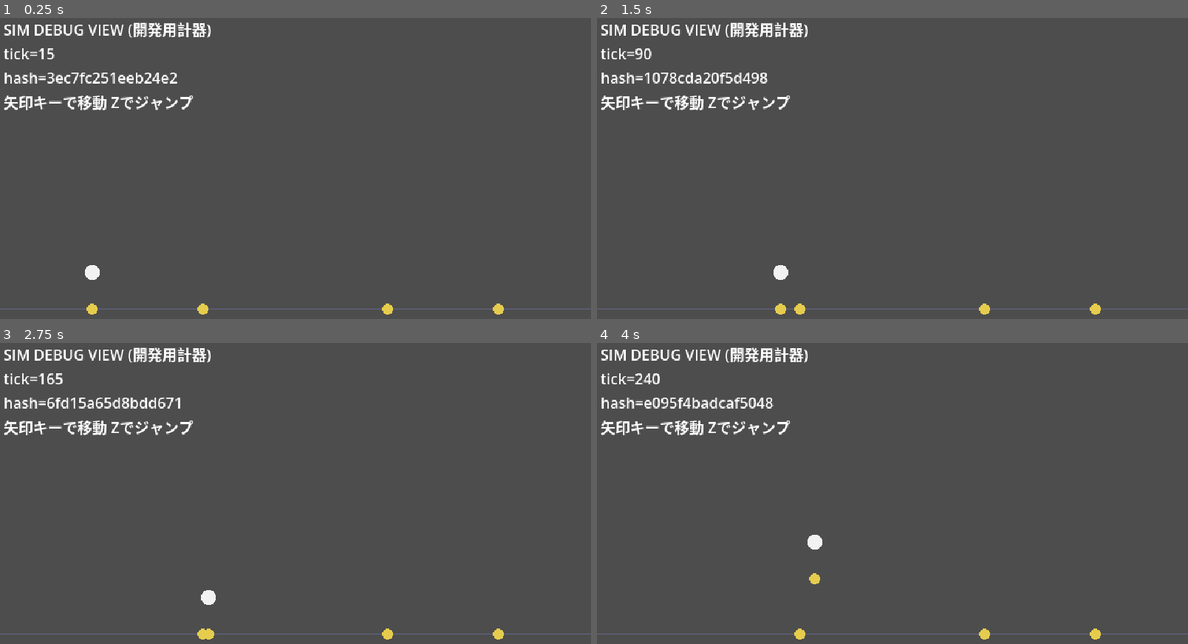
Above: before the commit, frames 1-4 (two rows, left to right).
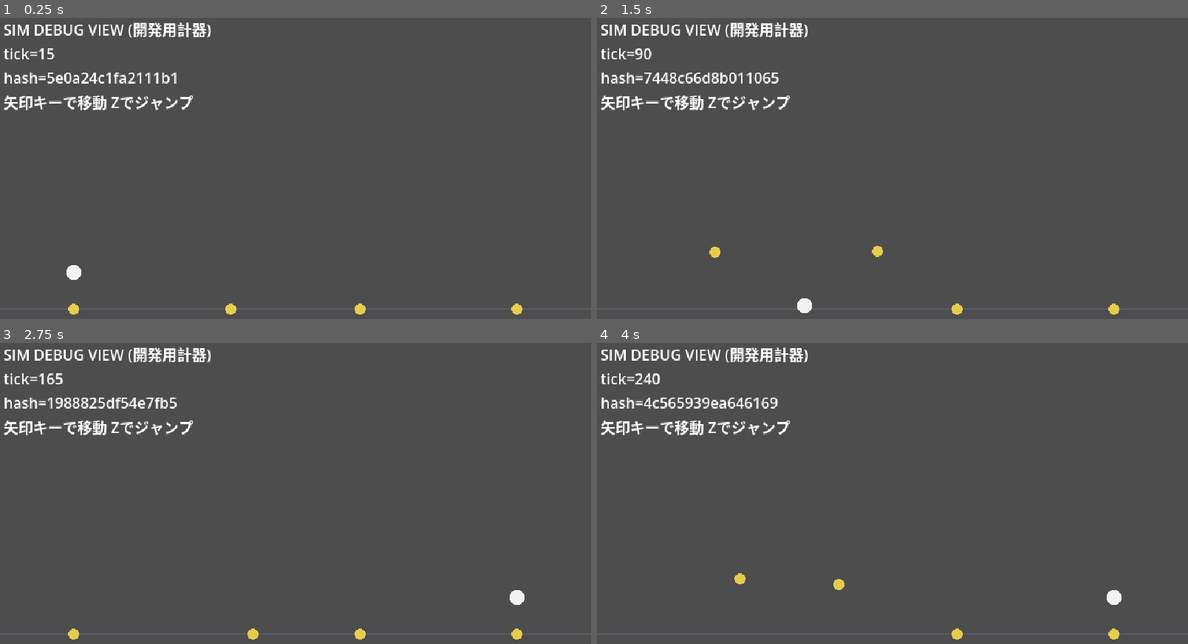
Above: after the commit, the same moments.

Repository: pinpikokun/animal-spike
Game: Godot game, scene res://src/display/main.tscn
The game is run twice, just before and just after one commit, with the same random seed, the same clock (stepped at 60 frames per second) and the same inputs.
Inputs:
- Up to frame 1 (0.25 s): no input
- Up to frame 2 (1.5 s): hold Right 0.53-1.28 s; hold X 0.53-1.28 s; tap Space at 0.77 s; tap C at 0.8, 1.35 s; hold Left from 1.28 s (still down)
- Up to frame 3 (2.75 s): tap Space at 1.52 s; tap X at 1.55 s; release Left at 2.03 s; hold Right from 2.03 s (still down); hold X from 2.03 s (still down); tap C at 2.3 s
- Up to frame 4 (4 s): release X at 2.78 s; tap C at 2.85, 3.8 s; tap Space at 3.02, 3.77 s; tap X at 3.05 s; release Right at 3.53 s; hold Left from 3.53 s (still down); hold Z from 3.53 s (still down)

The runs differ from the first frame. In frame 1, 1.1% of the frame differs, in the area x 8-89%, y 18-99%; in frame 2, 1.1%; in frame 3, 1.2%; in frame 4, 1.2%.

Commit message:
M1a: チーム入力APIと操作キャラ切替(エッジ検出)
Co-Authored-By: Claude Fable 5 <noreply@anthropic.com>

Diff:
--- a/src/display/main.gd
+++ b/src/display/main.gd
@@ -18,14 +18,7 @@
 		get_tree().quit(1)
 		return
 	state = SimState.new()
-	for p in state.players:
-		p.y = cfg.floor_y
-	state.players[0].x = FP.from_int(100)
-	state.players[1].x = FP.from_int(220)
-	state.players[2].x = FP.from_int(420)
-	state.players[3].x = FP.from_int(540)
-	state.ball_x = FP.from_int(320)
-	state.ball_y = FP.from_int(60)
+	Simulation.reset_rally(state, cfg, 0)
 	Engine.physics_ticks_per_second = cfg.tick_rate
 	label = Label.new()
 	label.position = Vector2(4, 4)
@@ -39,7 +32,11 @@
 		input |= Simulation.IN_RIGHT
 	if Input.is_key_pressed(KEY_Z) or Input.is_key_pressed(KEY_SPACE):
 		input |= Simulation.IN_JUMP
-	Simulation.step(state, [input, 0, 0, 0], cfg)
+	if Input.is_key_pressed(KEY_X):
+		input |= Simulation.IN_ACTION
+	if Input.is_key_pressed(KEY_C):
+		input |= Simulation.IN_SWITCH
+	Simulation.tick(state, [input, 0], cfg)
 	label.text = "SIM DEBUG VIEW (開発用計器)\ntick=%d\nhash=%s\n矢印キーで移動 Zでジャンプ" % [
 		state.tick, String.num_uint64(state.state_hash(), 16)]
 	queue_redraw()
--- a/src/sim/simulation.gd
+++ b/src/sim/simulation.gd
@@ -17,6 +17,38 @@
 
 static func _dir_of_team(team: int) -> int:
 	return 1 if team == 0 else -1
+
+# 公開API: チーム単位入力(人間2系統)から各プレイヤー入力を組み立てて1tick進める
+# CPU相方の入力はsim_cpu.gdが決定論的に生成する
+static func tick(state, team_inputs: Array[int], cfg) -> void:
+	var in_l: int = team_inputs[0] if team_inputs.size() > 0 else 0
+	var in_r: int = team_inputs[1] if team_inputs.size() > 1 else 0
+	_handle_switch(state, in_l, in_r)
+	var per_player: Array[int] = [0, 0, 0, 0]
+	for team in 2:
+		var human: int = in_l if team == 0 else in_r
+		var controlled: int = state.controlled_l if team == 0 else state.controlled_r
+		for slot in 2:
+			var idx: int = team * 2 + slot
+			if slot == controlled:
+				per_player[idx] = human & ~IN_SWITCH
+			else:
+				per_player[idx] = _cpu_input(state, idx, cfg)
+	step(state, per_player, cfg)
+
+static func _handle_switch(state, in_l: int, in_r: int) -> void:
+	var press_l: int = 1 if (in_l & IN_SWITCH) else 0
+	if press_l == 1 and state.switch_latch_l == 0:
+		state.controlled_l = 1 - state.controlled_l
+	state.switch_latch_l = press_l
+	var press_r: int = 1 if (in_r & IN_SWITCH) else 0
+	if press_r == 1 and state.switch_latch_r == 0:
+		state.controlled_r = 1 - state.controlled_r
+	state.switch_latch_r = press_r
+
+static func _cpu_input(_state, _idx: int, _cfg) -> int:
+	# Task 7でsim_cpu.gdに委譲する。暫定は入力なし
+	return 0
 
 static func step(state, inputs: Array[int], cfg) -> void:
 	# matchの定数パターンは識別子束縛の罠があるためif/elifで書く
--- /dev/null
+++ b/tests/unit/test_switch.gd
@@ -0,0 +1,46 @@
+extends "res://tests/test_case.gd"
+
+const FP := preload("res://src/sim/fp.gd")
+const SimConfig := preload("res://src/sim/sim_config.gd")
+const SimState := preload("res://src/sim/sim_state.gd")
+const Simulation := preload("res://src/sim/simulation.gd")
+
+func _world() -> Array:
+	var cfg = SimConfig.new()
+	var s = SimState.new()
+	Simulation.reset_rally(s, cfg, 0)
+	s.phase = SimState.PHASE_RALLY
+	s.ball_x = FP.from_int(600)
+	s.ball_y = FP.from_int(50)
+	return [s, cfg]
+
+func test_human_input_reaches_controlled_char() -> void:
+	var w := _world()
+	var s = w[0]
+	var x0: int = s.players[0].x
+	var x1: int = s.players[1].x
+	for i in 30:
+		Simulation.tick(s, [Simulation.IN_RIGHT, 0], w[1])
+	check(s.players[0].x > x0, "操作キャラ(index0)が動く")
+	check_eq(s.players[1].x, x1, "相方は人間入力では動かない")
+
+func test_switch_toggles_on_edge() -> void:
+	var w := _world()
+	var s = w[0]
+	check_eq(s.controlled_l, 0, "初期操作キャラは0")
+	Simulation.tick(s, [Simulation.IN_SWITCH, 0], w[1])
+	check_eq(s.controlled_l, 1, "SWITCH押下で切替")
+	Simulation.tick(s, [Simulation.IN_SWITCH, 0], w[1])
+	check_eq(s.controlled_l, 1, "押しっぱなしでは再切替しない(エッジ検出)")
+	Simulation.tick(s, [0, 0], w[1])
+	Simulation.tick(s, [Simulation.IN_SWITCH, 0], w[1])
+	check_eq(s.controlled_l, 0, "離して押し直すと戻る")
+
+func test_after_switch_input_reaches_new_char() -> void:
+	var w := _world()
+	var s = w[0]
+	Simulation.tick(s, [Simulation.IN_SWITCH, 0], w[1])
+	var x1: int = s.players[1].x
+	for i in 30:
+		Simulation.tick(s, [Simulation.IN_RIGHT, 0], w[1])
+	check(s.players[1].x > x1, "切替後はindex1が動く")
